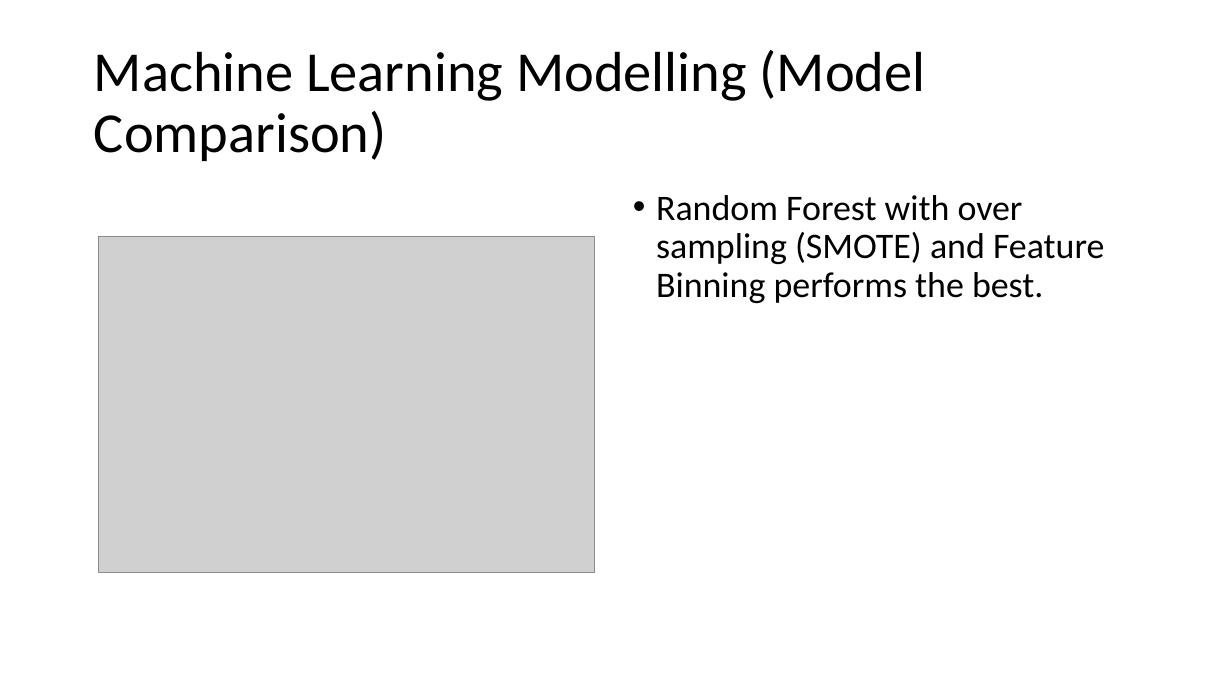
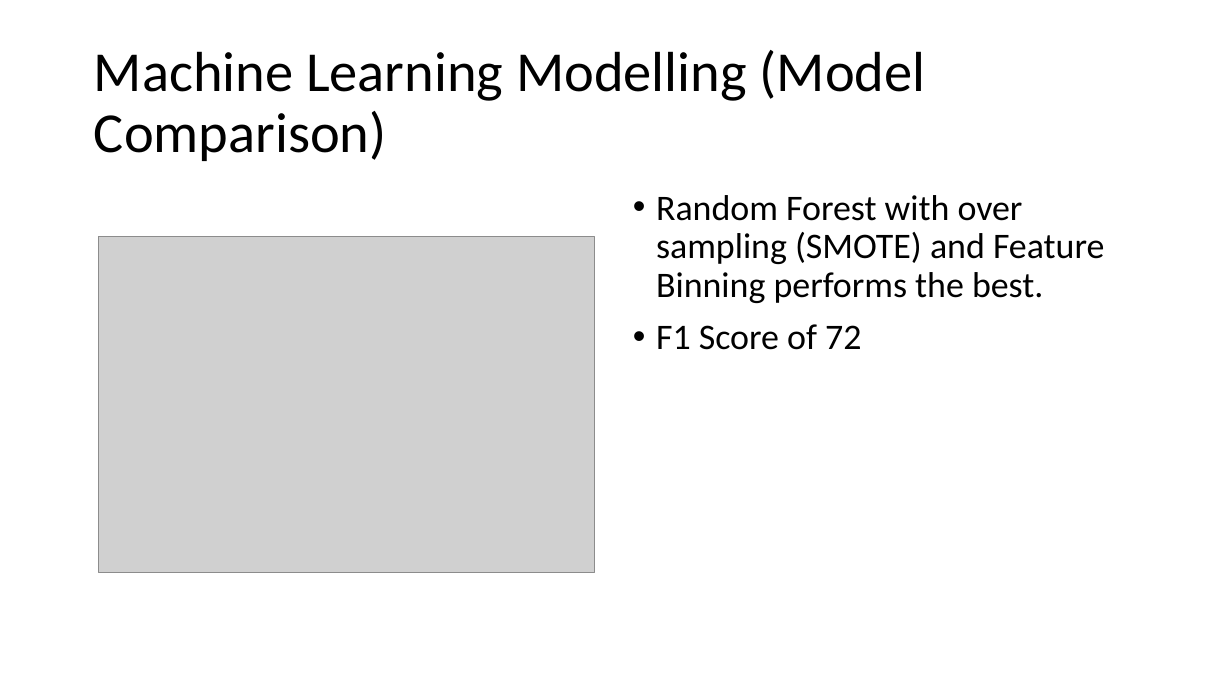
Before and after one commit to SanjaPanda/Online-Shopper-Intention-Capstone, a slide deck: slide 10 of report/Capstone_Presentation..pptx. Drawn at 1232x693 pixels with LibreOffice and Linux fonts; fonts in the diff are those of the drawing; grey boxes stand for pictures. Boxes give left, top, right and bottom in pixels: in the first picture for what was removed or moved away, otherwise in the second. Text is boxed around its words. In the diff, an @@ line names an element or a change of style, - is before the commit and + after.

```diff
--- a/report/Capstone_Presentation..pptx
+++ b/report/Capstone_Presentation..pptx
@@ text at (x1=656, y1=324, x2=861, y2=350): paragraph added @@
+• F1 Score of 72
```
Also in this commit, not shown: 1 other slide changed, 34 other files.
